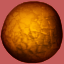
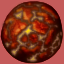
Layers edited between the first and the second w=64, h=64 image:
added layer "top_border" (soft light) above "active#5" over [2, 1, 60, 60]
added layer "glow" (screen, 30%) above "active#8" over [0, 1, 64, 64]
added layer "active#7" (soft light) above "active#6" over [1, 2, 64, 64]
added layer "active#2" above "veins-template" over [6, 5, 59, 61]
added layer "veins#1" above "veins-shadow" over [1, 2, 64, 64]
added layer "veins-shadow" above "active#1" over [0, 1, 64, 64]
renamed "normal-Kopie#2" to "active#1", hid it over [0, 1, 63, 64]
